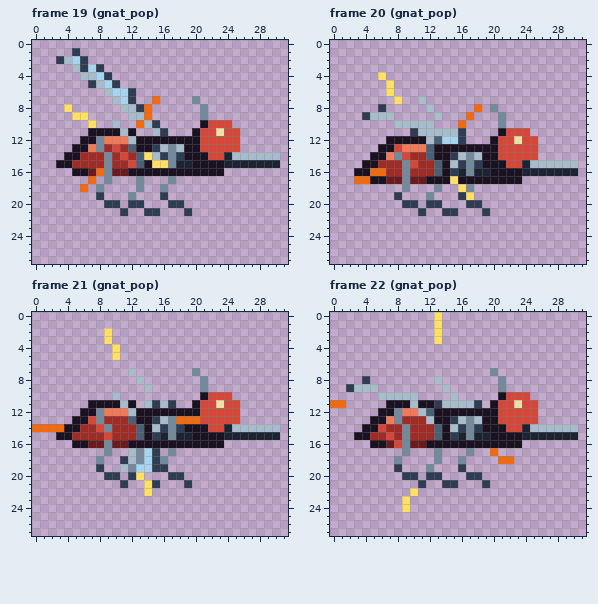
A pixel-art file gets an edit: game/art-src/enemies/gnat.aseprite. Above is the file before it was changed.
32x28 pixels, 28 frames. Shown: frame 19 (gnat_pop), frame 20 (gnat_pop), frame 21 (gnat_pop), frame 22 (gnat_pop). The commit also changed other frames, which this record leaves out.
Now the later version:
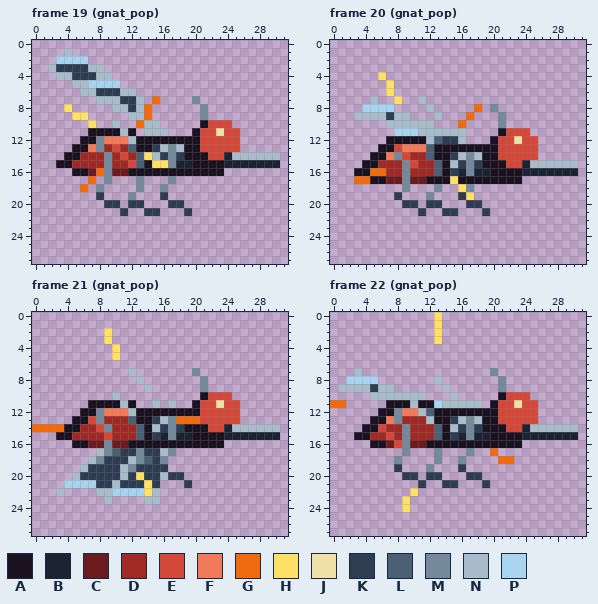
Palette (. is transparent): A #1a1220  B #1c2433  C #6b1a1e  D #a02a26  E #d4483a  F #f07a5a  G #f06a10  H #ffe066  J #f0e0a8  K #2f3d52  L #4c6075  M #75899c  N #a9bccb  P #a8d4f0
Difference:
Frame 19 (gnat_pop), layer "wings":
y 1: x 4..5 .K -> N.
y 2: x 3..4 KN -> PP; x 6 K -> P
y 3: x 2..5 ...N -> NKKK; x 7..8 PK -> NN
y 4: x 3..9 ...NNPK -> NNKKKNN
y 5: x 5..8 ..KN -> NNPP; x 10 K -> P
y 6: x 6..12 ...NPPK -> NNKKKNN
y 7: x 8..9 .. -> NN; x 11 P -> K; x 13 . -> N
y 8: x 10 . -> N; x 12..13 NK -> KN
y 10: x 15 K -> N
y 11: x 14 . -> N; x 16 K -> N
Frame 20 (gnat_pop), layer "wings":
y 7: x 5 . -> N
y 8: x 4..7 ..K. -> PPPP
y 9: x 3..4 .K -> NN; x 7..9 N.. -> KNN
y 10: x 7 . -> N
y 11: x 8..10 ..K -> PPP; x 16 K -> N
y 12: x 14..16 PPK -> KKN
Frame 21 (gnat_pop), layer "wings":
y 11: x 14..17 NKNK -> .N.N
y 17: x 8 . -> N; x 10..12 ..N -> LKK; x 14 P -> K; x 16 . -> N
y 18: x 7 . -> N; x 9..10 .. -> KK; x 14 P -> L
y 19: x 6..7 .. -> NK; x 9..10 .. -> KK; x 13..14 PP -> KK
y 20: x 5..8 .... -> NKKK; x 11 . -> N; x 14..16 ... -> KKN
y 21: x 4..10 ....... -> PPPPKKN; x 12..13 .. -> KK
y 22: x 3 . -> N; x 8..13 ...... -> NNPPPP; x 15 . -> N
y 23: x 9 . -> N; x 14..15 .. -> NN
Frame 22 (gnat_pop), layer "wings":
y 7: x 3 . -> N
y 8: x 2..5 ..K. -> PPPP
y 9: x 1..2 .K -> NN; x 5..7 N.. -> KNN
y 10: x 5 . -> N; x 11 . -> N
y 11: x 13 K -> P; x 18 K -> N
